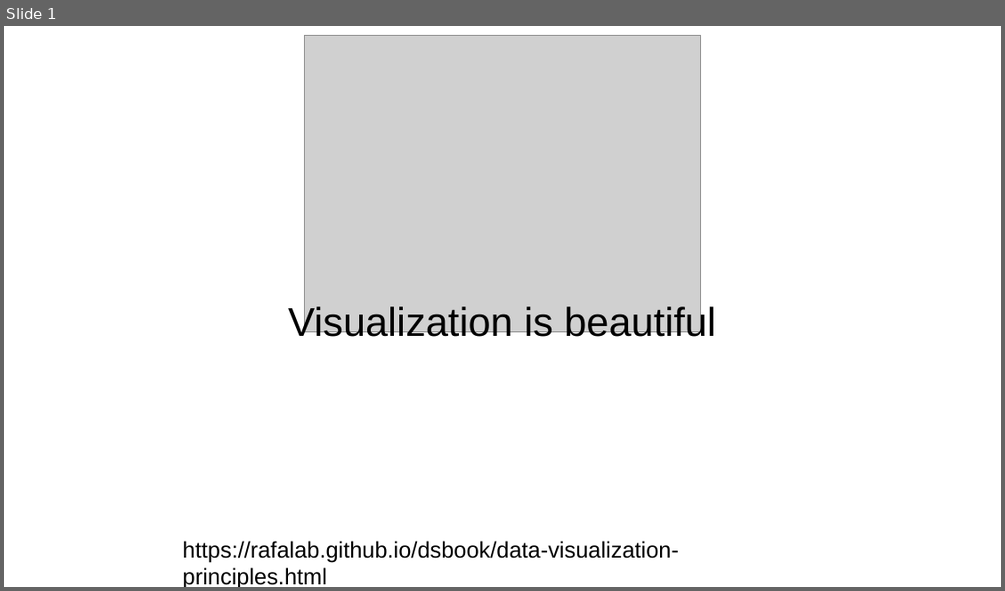
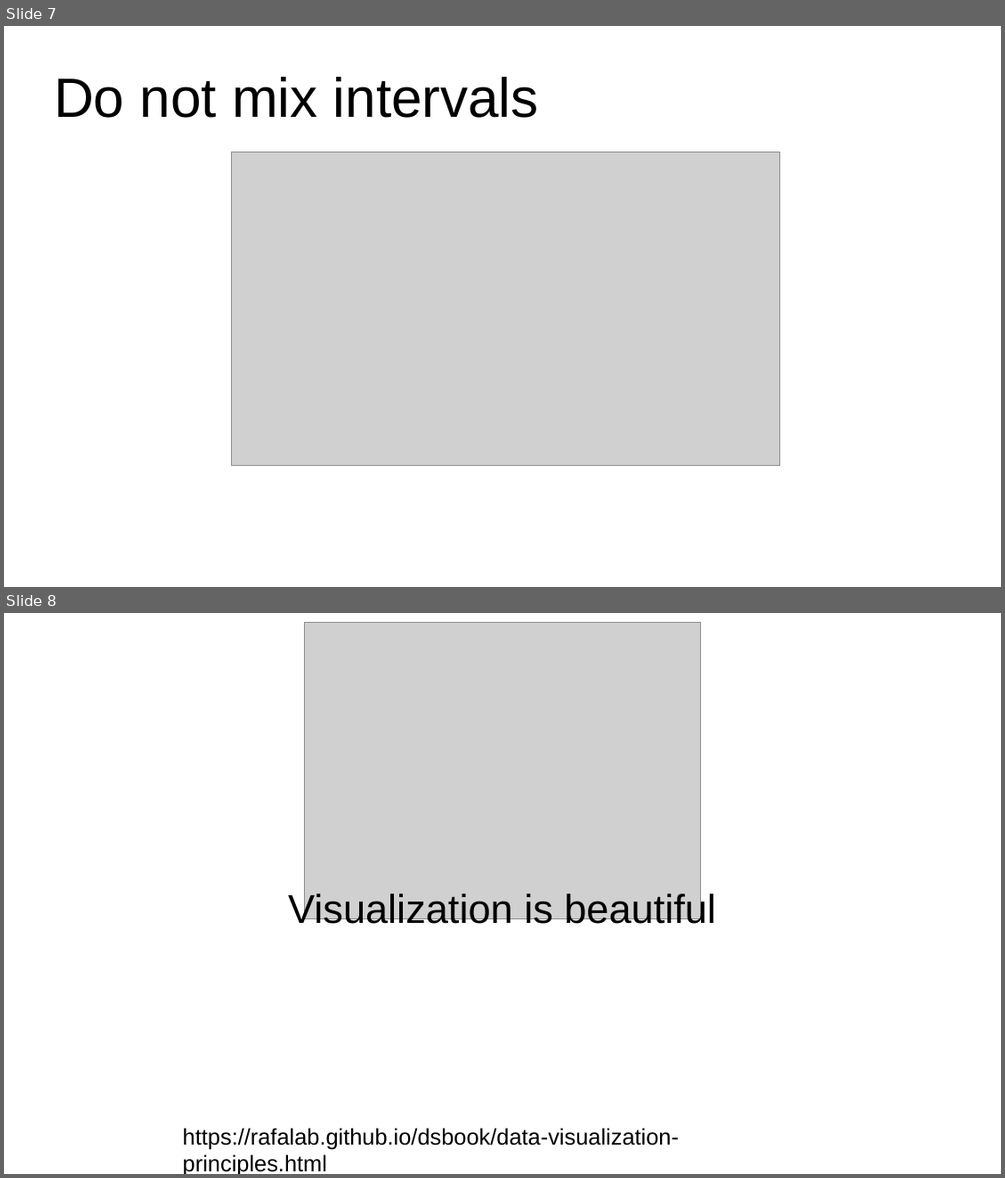
Before and after one commit to DzygaSkoryk/astronomy_python, a slide deck: Matplotlib/Visualization_slides.odp. Shown one above the other, each under a label of ours: slide 1 before the commit, slides 7 and 8 after it. The pictures are 1005x591 and 1005x1178 pixels, drawn with LibreOffice and Linux fonts; fonts in the diff are those of the drawing; grey boxes stand for pictures. Boxes give left, top, right and bottom in pixels: in the first picture for what was removed or moved away, otherwise in the second. Text is boxed around its words. In the diff, an @@ line names an element or a change of style, - is before the commit and + after.

```diff
--- a/Matplotlib/Visualization_slides.odp
+++ b/Matplotlib/Visualization_slides.odp
@@ slide 7 added at [4,26,1001,587], background #FFFFFF @@
@@ title added at [54,77,539,118], 44 pt, text #000000 @@
+Do not mix intervals
@@ picture added at [232,151,780,466] @@
@@ what was slide 1 is now slide 8 @@
```
Also in this commit, not shown: 11 other slides added.
